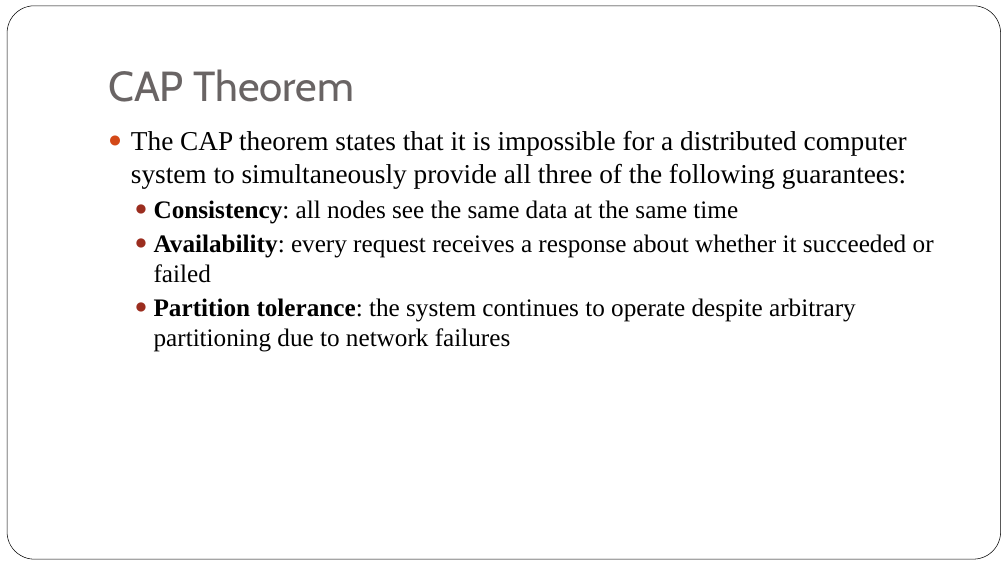
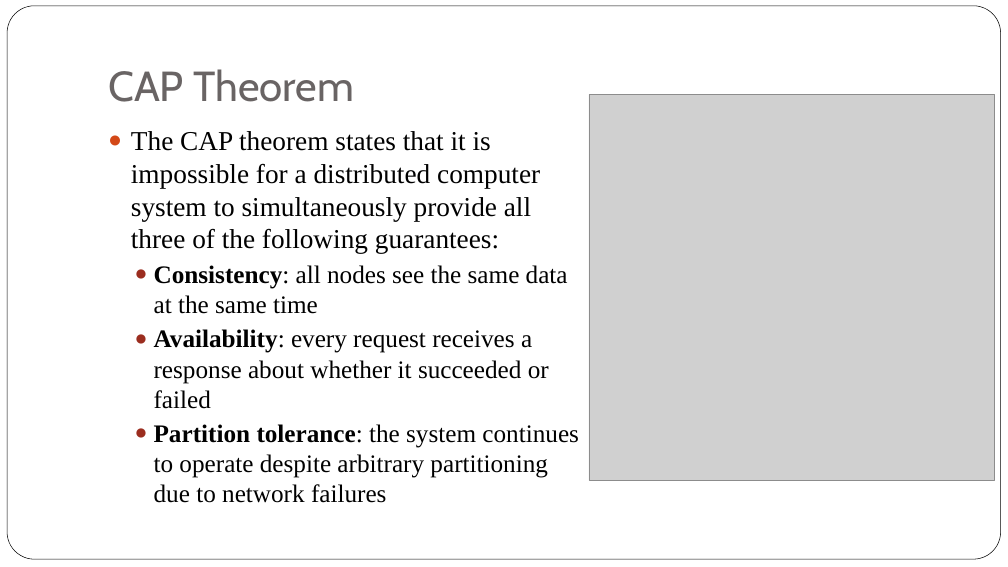
Before and after one commit to iskandersierra/DevSharp, a slide deck: slide 2 of Docs/Distributed Architecture.pptx. Drawn at 1008x567 pixels with LibreOffice and Linux fonts; fonts in the diff are those of the drawing; grey boxes stand for pictures. Boxes give left, top, right and bottom in pixels: in the first picture for what was removed or moved away, otherwise in the second. Text is boxed around its words. In the diff, an @@ line names an element or a change of style, - is before the commit and + after.

```diff
--- a/Docs/Distributed Architecture.pptx
+++ b/Docs/Distributed Architecture.pptx
@@ text "The CAP theorem states that ..." rewrapped from (x1=131, y1=130, x2=934, y2=352) to (x1=131, y1=131, x2=579, y2=503) @@
@@ picture added at (x1=589, y1=95, x2=995, y2=481) @@
```
Also in this commit, not shown: 10 other slides changed, 2 slides added, 1 slide removed, 9 other files.
